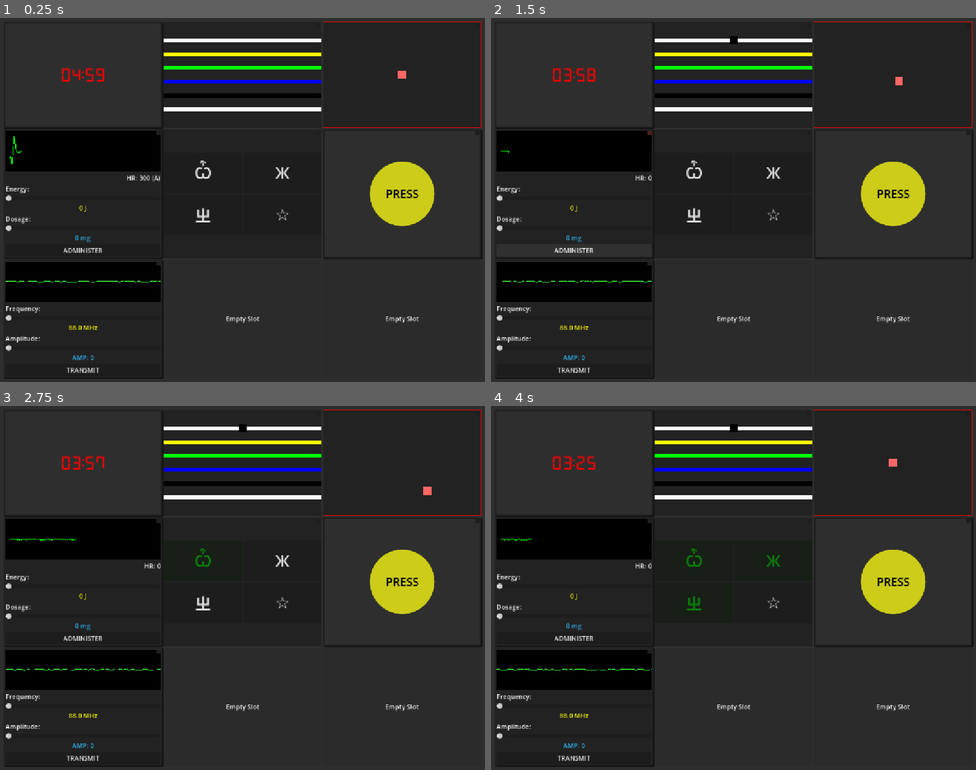
Above: before the commit, frames 1-4 (two rows, left to right).
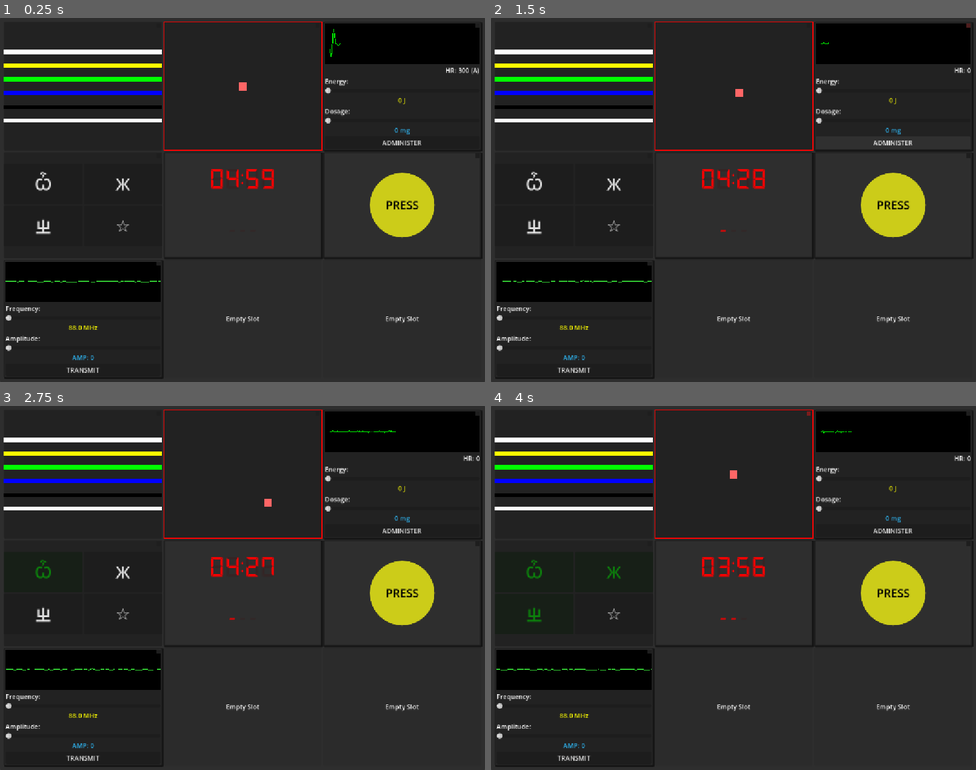
Above: after the commit, the same moments.

Repository: yutianzhe30/KeepTalkingOL
Game: Godot game, scene res://main.tscn
The game is run twice, just before and just after one commit, with the same random seed, the same clock (stepped at 60 frames per second) and the same inputs.
Inputs (mouse positions are in pixels of both pictures, inside the frame that each line leads up to):
- Up to frame 1 (0.25 s): no input
- Up to frame 2 (1.5 s): click (733, 39) at 0.52 s; click "ADMINISTER" at 1.25 s
- Up to frame 3 (2.75 s): click "Ѽ" at 2 s
- Up to frame 4 (4 s): click "Ж" at 2.75 s; click "ㄓ" at 3.5 s

The runs differ from the first frame. In frame 1, 15% of the frame differs, in the area x 0-100%, y 1-67%; in frame 2, 15%; in frame 3, 15%; in frame 4, 15%.

Commit message:
update time and radio module

Diff:
--- a/Scenes/Modules/TimerModule.tscn
+++ b/Scenes/Modules/TimerModule.tscn
@@ -7,17 +7,54 @@
 
 [node name="TimerModule" type="PanelContainer"]
 offset_right = 200.0
-offset_bottom = 100.0
+offset_bottom = 200.0
 theme_override_styles/panel = ExtResource("3_metal_style")
 script = ExtResource("1_timer_module")
 
-[node name="Label" type="Label" parent="."]
+[node name="VBoxContainer" type="VBoxContainer" parent="."]
+layout_mode = 2
+alignment = 1
+
+[node name="TimerContainer" type="MarginContainer" parent="VBoxContainer"]
+layout_mode = 2
+size_flags_vertical = 3
+
+[node name="BackgroundLabel" type="Label" parent="VBoxContainer/TimerContainer"]
+layout_mode = 2
+theme_override_colors/font_color = Color(0.3, 0, 0, 0.2)
+theme_override_fonts/font = ExtResource("2_timer_font")
+theme_override_font_sizes/font_size = 48
+text = "88:88"
+horizontal_alignment = 1
+vertical_alignment = 1
+
+[node name="Label" type="Label" parent="VBoxContainer/TimerContainer"]
+layout_mode = 2
+theme_override_colors/font_color = Color(1, 0, 0, 1)
+theme_override_fonts/font = ExtResource("2_timer_font")
+theme_override_font_sizes/font_size = 48
+text = "05:00"
+horizontal_alignment = 1
+vertical_alignment = 1
+
+[node name="StrikeContainer" type="MarginContainer" parent="VBoxContainer"]
+layout_mode = 2
+size_flags_horizontal = 4
+size_flags_vertical = 3
+
+[node name="BackgroundLabel" type="Label" parent="VBoxContainer/StrikeContainer"]
+layout_mode = 2
+theme_override_colors/font_color = Color(0.3, 0, 0, 0.2)
+theme_override_fonts/font = ExtResource("2_timer_font")
+theme_override_font_sizes/font_size = 32
+text = "---"
+vertical_alignment = 1
+
+[node name="StrikeLabel" type="Label" parent="VBoxContainer/StrikeContainer"]
 layout_mode = 2
 theme_override_colors/font_color = Color(1, 0, 0, 1)
 theme_override_fonts/font = ExtResource("2_timer_font")
 theme_override_font_sizes/font_size = 32
-text = "05:00"
-horizontal_alignment = 1
 vertical_alignment = 1
 
 [node name="Timer" type="Timer" parent="."]
--- a/Scripts/BombManager.gd
+++ b/Scripts/BombManager.gd
@@ -24,8 +24,11 @@
 	print("BombManager strike from: ", module.name)
 	if module == _timer_module:
 		return
-	if _timer_module != null and _timer_module.has_method("add_time_penalty"):
-		_timer_module.add_time_penalty(strike_penalty_seconds)
+	if _timer_module != null:
+		if _timer_module.has_method("add_time_penalty"):
+			_timer_module.add_time_penalty(strike_penalty_seconds)
+		if _timer_module.has_method("add_strike"):
+			_timer_module.add_strike()
 
 func _on_module_solved(module: BaseModule) -> void:
 	print("BombManager solved: ", module.name)
--- a/Scripts/Modules/RadioModule.gd
+++ b/Scripts/Modules/RadioModule.gd
@@ -129,7 +129,7 @@
 		var buffer = PackedVector2Array()
 		buffer.resize(frames)
 		for i in range(frames):
-			var s = randf_range(-1.0, 1.0) * 0.5
+			var s = randf_range(-1.0, 1.0) * 0.25
 			buffer.set(i, Vector2(s, s))
 		static_stream.push_buffer(buffer)
 
@@ -138,11 +138,11 @@
 	if frames > 0:
 		var buffer = PackedVector2Array()
 		buffer.resize(frames)
-		var phase_inc = 440.0 / sample_hz
+		var phase_inc = 300.0 / sample_hz
 
 		# Morse 'dots' modulation could happen here, keeping it constant tone for now
 		for i in range(frames):
-			var s = sin(current_phase * TAU) * 0.5
+			var s = sin(current_phase * TAU) * 0.3
 			current_phase = fmod(current_phase + phase_inc, 1.0)
 			buffer.set(i, Vector2(s, s))
 		signal_stream.push_buffer(buffer)
--- a/Scripts/Modules/TimerModule.gd
+++ b/Scripts/Modules/TimerModule.gd
@@ -1,14 +1,17 @@
 extends "res://Scripts/Modules/BaseModule.gd"
 
-@onready var label = $Label
+@onready var label = $VBoxContainer/TimerContainer/Label
+@onready var strike_label = $VBoxContainer/StrikeContainer/StrikeLabel
 @onready var timer_node = $Timer
 
 var time_remaining: float = 300.0 # 5 minutes default
 var is_running: bool = false
 var last_tick_second: int = -1
+var strike_count: int = 0
 
 func _ready():
 	update_display()
+	update_strike_display()
 	# Optional: Start automatically for testing
 	start_timer()
 
@@ -23,13 +26,19 @@
 		check_sound_tick()
 
 func update_display():
-	# Format: MM:SS:MS
+	# Format: MM:SS
 	var minutes = floor(time_remaining / 60)
 	var seconds = floor(fmod(time_remaining, 60))
-	var millis = floor(fmod(time_remaining, 1) * 100)
+	# var millis = floor(fmod(time_remaining, 1) * 100) # Removed millis for 7-segment look if preferred, or keep
 
 	# %02d used for padding with zeros
 	label.text = "%02d:%02d" % [minutes, seconds]
+
+func update_strike_display():
+	var strike_text = ""
+	for i in range(strike_count):
+		strike_text += "-"
+	strike_label.text = strike_text
 
 func check_sound_tick():
 	# Trigger sound every second
@@ -55,6 +64,10 @@
 	if time_remaining <= 0.0:
 		explode()
 
+func add_strike() -> void:
+	strike_count += 1
+	update_strike_display()
+
 func explode():
 	stop_timer()
 	strike() # Or a dedicated GAME OVER signal
--- a/main.tscn
+++ b/main.tscn
@@ -1,16 +1,16 @@
-[gd_scene load_steps=7 format=3 uid="uid://dm0xsjs6w7jdg"]
+[gd_scene format=3 uid="uid://dm0xsjs6w7jdg"]
 
 [ext_resource type="PackedScene" uid="uid://bumy8q4j2k5m" path="res://Scenes/Modules/TimerModule.tscn" id="1_timer"]
-[ext_resource type="PackedScene" path="res://Scenes/Modules/WireModule.tscn" id="2_wire"]
-[ext_resource type="PackedScene" path="res://Scenes/Modules/BalanceModule.tscn" id="3_balance"]
+[ext_resource type="PackedScene" uid="uid://eak3l4m5n6o7" path="res://Scenes/Modules/WireModule.tscn" id="2_wire"]
+[ext_resource type="PackedScene" uid="uid://f2m6n7o8qaq0" path="res://Scenes/Modules/BalanceModule.tscn" id="3_balance"]
 [ext_resource type="PackedScene" path="res://Scenes/Modules/ECGModule.tscn" id="4_ecg"]
 [ext_resource type="PackedScene" uid="uid://dpsk0h3s01qne" path="res://Scenes/Modules/PlaceholderModule.tscn" id="5_placeholder"]
-[ext_resource type="PackedScene" path="res://Scenes/Modules/ButtonModule.tscn" id="7_button"]
-[ext_resource type="PackedScene" path="res://Scenes/Modules/PressModule.tscn" id="8_press"]
-[ext_resource type="PackedScene" path="res://Scenes/Modules/RadioModule.tscn" id="9_radio"]
-[ext_resource type="Script" path="res://Scripts/BombManager.gd" id="6_bomb_manager_script"]
+[ext_resource type="Script" uid="uid://5yxtnnk881kf" path="res://Scripts/BombManager.gd" id="6_bomb_manager_script"]
+[ext_resource type="PackedScene" uid="uid://c6j7k8mam0n1" path="res://Scenes/Modules/ButtonModule.tscn" id="7_button"]
+[ext_resource type="PackedScene" uid="uid://b8lal0m1n2o3" path="res://Scenes/Modules/PressModule.tscn" id="8_press"]
+[ext_resource type="PackedScene" uid="uid://c7m2n3p4q5r6" path="res://Scenes/Modules/RadioModule.tscn" id="9_radio"]
 
-[node name="Main" type="Control"]
+[node name="Main" type="Control" unique_id=225597339]
 layout_mode = 3
 anchors_preset = 15
 anchor_right = 1.0
@@ -18,7 +18,7 @@
 grow_horizontal = 2
 grow_vertical = 2
 
-[node name="PanelContainer" type="PanelContainer" parent="."]
+[node name="PanelContainer" type="PanelContainer" parent="." unique_id=643146508]
 layout_mode = 1
 anchors_preset = 15
 anchor_right = 1.0
@@ -26,61 +26,57 @@
 grow_horizontal = 2
 grow_vertical = 2
 
-[node name="MarginContainer" type="MarginContainer" parent="PanelContainer"]
+[node name="MarginContainer" type="MarginContainer" parent="PanelContainer" unique_id=1924966465]
 layout_mode = 2
 theme_override_constants/margin_left = 10
 theme_override_constants/margin_top = 10
 theme_override_constants/margin_right = 10
 theme_override_constants/margin_bottom = 10
 
-[node name="GridContainer" type="GridContainer" parent="PanelContainer/MarginContainer"]
+[node name="GridContainer" type="GridContainer" parent="PanelContainer/MarginContainer" unique_id=1358660708]
 layout_mode = 2
 columns = 3
 
-[node name="TimerModule" parent="PanelContainer/MarginContainer/GridContainer" instance=ExtResource("1_timer")]
+[node name="WireModule" parent="PanelContainer/MarginContainer/GridContainer" unique_id=2068743518 instance=ExtResource("2_wire")]
 layout_mode = 2
 size_flags_horizontal = 3
 size_flags_vertical = 3
 
-[node name="WireModule" parent="PanelContainer/MarginContainer/GridContainer" instance=ExtResource("2_wire")]
+[node name="BalanceModule" parent="PanelContainer/MarginContainer/GridContainer" unique_id=621648373 instance=ExtResource("3_balance")]
 layout_mode = 2
 size_flags_horizontal = 3
 size_flags_vertical = 3
 
-[node name="BalanceModule" parent="PanelContainer/MarginContainer/GridContainer" instance=ExtResource("3_balance")]
+[node name="ECGModule" parent="PanelContainer/MarginContainer/GridContainer" unique_id=646423082 instance=ExtResource("4_ecg")]
 layout_mode = 2
 size_flags_horizontal = 3
 size_flags_vertical = 3
 
-[node name="ECGModule" parent="PanelContainer/MarginContainer/GridContainer" instance=ExtResource("4_ecg")]
+[node name="ButtonModule" parent="PanelContainer/MarginContainer/GridContainer" unique_id=2024393945 instance=ExtResource("7_button")]
 layout_mode = 2
 size_flags_horizontal = 3
 size_flags_vertical = 3
 
-[node name="ButtonModule" parent="PanelContainer/MarginContainer/GridContainer" instance=ExtResource("7_button")]
+[node name="TimerModule" parent="PanelContainer/MarginContainer/GridContainer" unique_id=1079965074 instance=ExtResource("1_timer")]
 layout_mode = 2
 size_flags_horizontal = 3
 size_flags_vertical = 3
 
-[node name="PressModule" parent="PanelContainer/MarginContainer/GridContainer" instance=ExtResource("8_press")]
+[node name="PressModule" parent="PanelContainer/MarginContainer/GridContainer" unique_id=580149733 instance=ExtResource("8_press")]
 layout_mode = 2
 size_flags_horizontal = 3
 size_flags_vertical = 3
 
-[node name="RadioModule" parent="PanelContainer/MarginContainer/GridContainer" instance=ExtResource("9_radio")]
+[node name="RadioModule" parent="PanelContainer/MarginContainer/GridContainer" unique_id=894442140 instance=ExtResource("9_radio")]
 layout_mode = 2
 size_flags_horizontal = 3
 size_flags_vertical = 3
 
-[node name="Placeholder4" parent="PanelContainer/MarginContainer/GridContainer" instance=ExtResource("5_placeholder")]
+[node name="Placeholder4" parent="PanelContainer/MarginContainer/GridContainer" unique_id=2077727111 instance=ExtResource("5_placeholder")]
 layout_mode = 2
-size_flags_horizontal = 3
-size_flags_vertical = 3
 
-[node name="Placeholder5" parent="PanelContainer/MarginContainer/GridContainer" instance=ExtResource("5_placeholder")]
+[node name="Placeholder5" parent="PanelContainer/MarginContainer/GridContainer" unique_id=1881491480 instance=ExtResource("5_placeholder")]
 layout_mode = 2
-size_flags_horizontal = 3
-size_flags_vertical = 3
 
-[node name="BombManager" type="Node" parent="."]
+[node name="BombManager" type="Node" parent="." unique_id=1564836808]
 script = ExtResource("6_bomb_manager_script")
